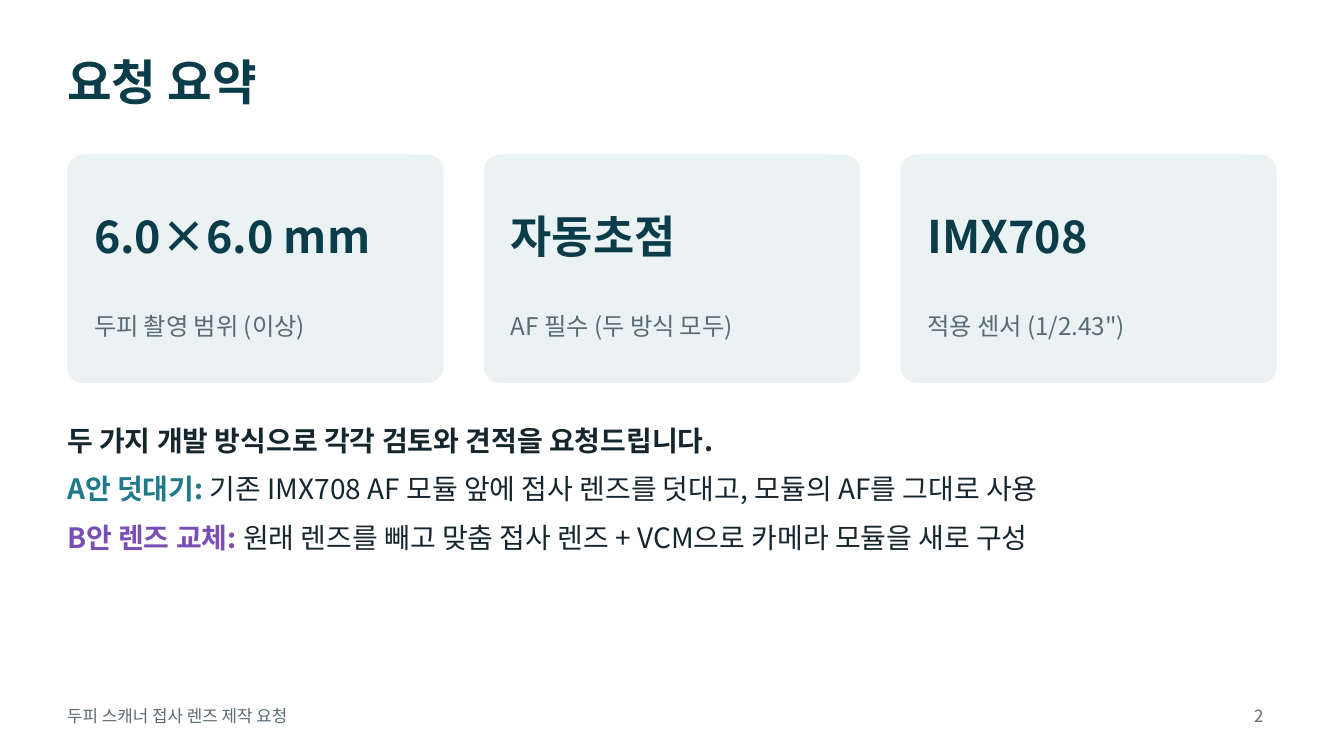
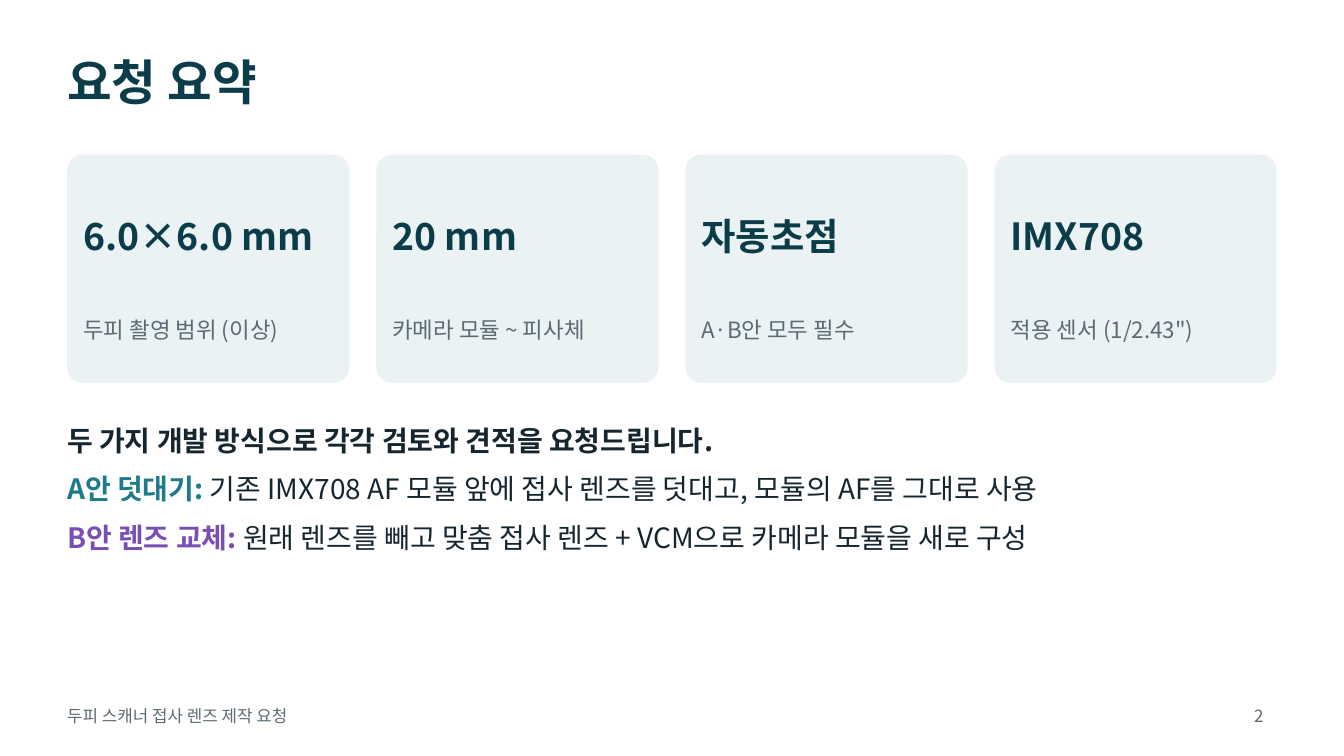
Before and after one commit to urisuni3325-ai/rv1106, a slide deck: slide 2 of docs/lens-rfq-imx708.pptx. Drawn at 1344x756 pixels with LibreOffice and Linux fonts; fonts in the diff are those of the drawing. Boxes give left, top, right and bottom in pixels: in the first picture for what was removed or moved away, otherwise in the second. Text is boxed around its words. In the diff, an @@ line names an element or a change of style, - is before the commit and + after.

```diff
--- a/docs/lens-rfq-imx708.pptx
+++ b/docs/lens-rfq-imx708.pptx
@@ rounded rectangle: place and size @@
-rounded rectangle at box(67, 155, 444, 383)
+rounded rectangle at box(67, 155, 349, 383)
@@ rounded rectangle: place and size @@
-rounded rectangle at box(484, 155, 860, 383)
+rounded rectangle at box(376, 155, 659, 383)
@@ rounded rectangle added at box(685, 155, 968, 383), fill #EAF2F4 @@
@@ rounded rectangle: place and size @@
-rounded rectangle at box(900, 155, 1277, 383)
+rounded rectangle at box(995, 155, 1277, 383)
@@ text "6.0×6.0 mm": place and size @@
-text "6.0×6.0 mm" at box(94, 220, 370, 254)
+text "6.0×6.0 mm" at box(83, 222, 314, 251)
@@ size 24 to 20 pt in 3 elements at box(83, 222, 314, 251), box(1011, 222, 1145, 251), box(702, 218, 840, 254) @@
@@ text "자동초점": place and size @@
-text "자동초점" at box(511, 215, 676, 257)
+text "자동초점" at box(702, 218, 840, 254)
@@ text "IMX708": place and size @@
-text "IMX708" at box(927, 219, 1087, 254)
+text "IMX708" at box(1011, 222, 1145, 251)
@@ text added at box(392, 222, 517, 251), 20 pt, text #0B3C49, bold @@
+20 mm
@@ text "두피 촬영 범위 (이상)": place and size @@
-text "두피 촬영 범위 (이상)" at box(94, 315, 305, 340)
+text "두피 촬영 범위 (이상)" at box(83, 319, 278, 342)
@@ text "두피 촬영 범위 (이상)" at box(83, 319, 278, 342): size 13 to 12 pt @@
@@ text "적용 센서 (1/2.43")" at box(1011, 319, 1193, 342): size 13 to 12 pt @@
@@ text "적용 센서 (1/2.43")": place and size @@
-text "적용 센서 (1/2.43")" at box(927, 315, 1125, 340)
+text "적용 센서 (1/2.43")" at box(1011, 319, 1193, 342)
@@ text added at box(392, 319, 585, 340), 12 pt, text #5B6B73 @@
+카메라 모듈 ~ 피사체
@@ text removed at box(511, 315, 733, 340) @@
-AF 필수 (두 방식 모두)
@@ text added at box(702, 319, 855, 340), 12 pt, text #5B6B73 @@
+A·B안 모두 필수
```
Also in this commit, not shown: 7 other slides changed.
